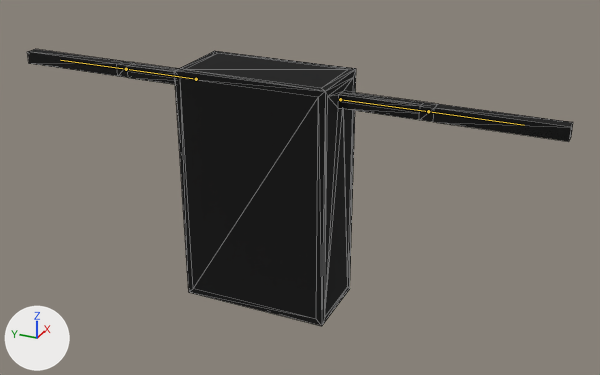
The FBX model ACASH/Assets/Models/Scholar 1.4.fbx: old version first, new version second.
The view is the same before and after, from a camera (50 mm lens) standing at (-10.65, -5.35, 7.32) and looking at (0.03, -0.54, 1.98). Lighting does not change. The marker at lower left points along +X, +Y and +Z. The bones that change are drawn over the model as lines. Mesh edges are drawn as thin lines.

In view in the first picture: 'Model'.
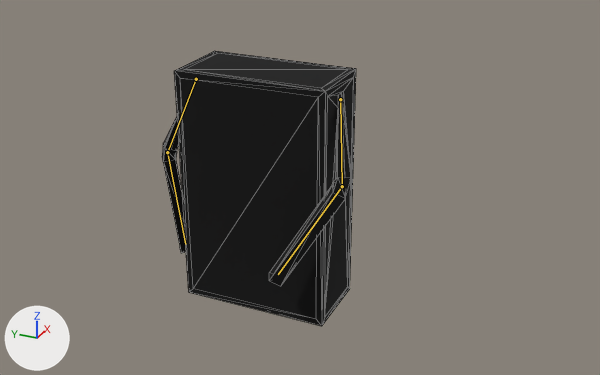
The newer file adds an action. The first version stands in its rest pose; the second is drawn at frame 10 of the action 'Scholar|Take Out'.

Location of each change, (x1, y1, x2, y2) in pixels of the pictures (600 x 375 px):
```json
{"object": "Model", "change": "posed", "before": [27, 49, 573, 326], "after": [162, 51, 356, 326], "on screen": "64% narrower"}
{"bone": "Arm_R_1", "before": "(340, 99) to (428, 111)", "after": "(340, 99) to (342, 186)"}
{"bone": "Arm_R_2", "before": "(428, 111) to (524, 125)", "after": "(342, 186) to (278, 274)"}
{"bone": "Arm_L_1", "before": "(196, 79) to (126, 69)", "after": "(196, 79) to (167, 152)"}
{"bone": "Arm_L_2", "before": "(126, 69) to (60, 60)", "after": "(167, 152) to (185, 244)"}
```

The change, as JSON lines over the scene's bpy script:
```json
{"block": "bone_arm_r_1", "where": "bone_arm_r_1 = bpy.data.objects['Scholar'].pose.bones['Arm_R_1']  # child of 'Spine'"}
{"op": "set", "path": "bone_arm_r_1.rotation_quaternion", "old": "(1.0, 0.0, 0.0, 0.0)", "new": "(0.787, -0.442, 0.126, 0.411)", "note": "degrees (0, 0, 0) -> degrees (-46, 34, 40)"}
{"block": "bone_arm_r_2", "where": "bone_arm_r_2 = bpy.data.objects['Scholar'].pose.bones['Arm_R_2']  # child of 'Arm_R_1'"}
{"op": "set", "path": "bone_arm_r_2.rotation_quaternion", "old": "(1.0, 0.0, 0.0, 0.0)", "new": "(0.887, -0.184, 0.0, 0.424)", "note": "degrees (0, 0, 0) -> degrees (-19, 9, 50)"}
{"block": "bone_arm_l_1", "where": "bone_arm_l_1 = bpy.data.objects['Scholar'].pose.bones['Arm_L_1']  # child of 'Spine'"}
{"op": "set", "path": "bone_arm_l_1.rotation_quaternion", "old": "(1.0, 0.0, 0.0, 0.0)", "new": "(0.791, -0.513, -0.205, 0.262)", "note": "degrees (0, 0, 0) -> degrees (-67, -3, 39)"}
{"block": "bone_arm_l_2", "where": "bone_arm_l_2 = bpy.data.objects['Scholar'].pose.bones['Arm_L_2']  # child of 'Arm_L_1'"}
{"op": "set", "path": "bone_arm_l_2.rotation_quaternion", "old": "(1.0, 0.0, 0.0, 0.0)", "new": "(0.967, -0.254, 0.0, -0.023)", "note": "degrees (0, 0, 0) -> degrees (-29, -1, -3)"}
```
